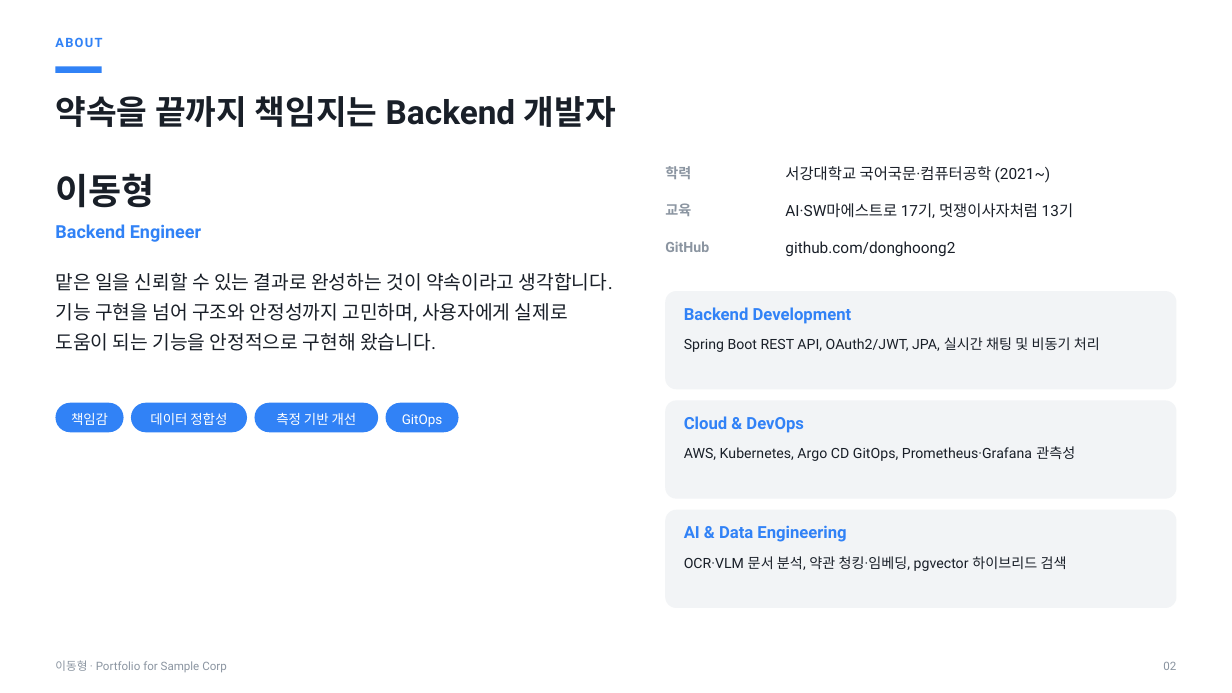
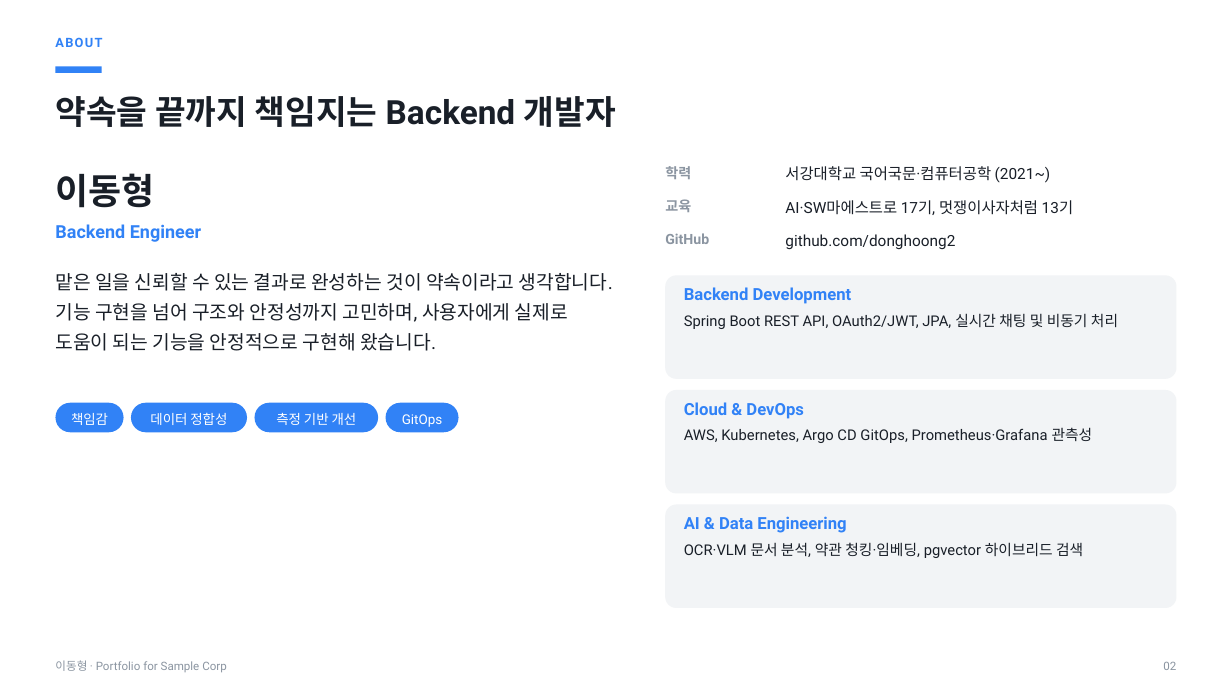
Before and after one commit to donghoong2/company-portfolio, a slide deck: slide 2 of output/_sample_portfolio.pptx. Drawn at 1232x693 pixels with LibreOffice and Linux fonts; fonts in the diff are those of the drawing. Boxes give left, top, right and bottom in pixels: in the first picture for what was removed or moved away, otherwise in the second. Text is boxed around its words. In the diff, an @@ line names an element or a change of style, - is before the commit and + after.

```diff
--- a/output/_sample_portfolio.pptx
+++ b/output/_sample_portfolio.pptx
@@ text "교육" moved from (x1=665, y1=203, x2=691, y2=216) to (x1=665, y1=199, x2=691, y2=212) @@
@@ proportions changed in 3 elements at (x1=665, y1=505, x2=1177, y2=608), (x1=665, y1=390, x2=1177, y2=494), (x1=665, y1=275, x2=1177, y2=379) @@
@@ rounded rectangle resized from (x1=665, y1=291, x2=1177, y2=389) to (x1=665, y1=275, x2=1177, y2=379) @@
@@ text "Backend Development" moved from (x1=684, y1=307, x2=852, y2=324) to (x1=684, y1=287, x2=852, y2=304) @@
@@ size 11 to 11.5 pt; line spacing 1.15 to 1.05 in 3 elements at (x1=684, y1=542, x2=1083, y2=558), (x1=684, y1=427, x2=1093, y2=443), (x1=684, y1=313, x2=1118, y2=329) @@
@@ text "Spring Boot REST API, OAuth2/JWT, ..." moved from (x1=684, y1=337, x2=1100, y2=352) to (x1=684, y1=313, x2=1118, y2=329) @@
@@ rounded rectangle resized from (x1=665, y1=400, x2=1177, y2=498) to (x1=665, y1=390, x2=1177, y2=494) @@
@@ text "Cloud & DevOps" moved from (x1=684, y1=416, x2=804, y2=433) to (x1=684, y1=402, x2=804, y2=419) @@
@@ text "AWS, Kubernetes, Argo CD GitOps, ..." moved from (x1=684, y1=446, x2=1075, y2=461) to (x1=684, y1=427, x2=1093, y2=443) @@
@@ rounded rectangle resized from (x1=665, y1=510, x2=1177, y2=608) to (x1=665, y1=505, x2=1177, y2=608) @@
@@ 3 texts moved together from (x1=665, y1=241, x2=955, y2=542) to (x1=665, y1=233, x2=955, y2=533) @@
@@ text "OCR·VLM 문서 분석, 약관 청킹·임베딩, ..." moved from (x1=684, y1=556, x2=1067, y2=571) to (x1=684, y1=542, x2=1083, y2=558) @@
```
Also in this commit, not shown: 2 other files.
